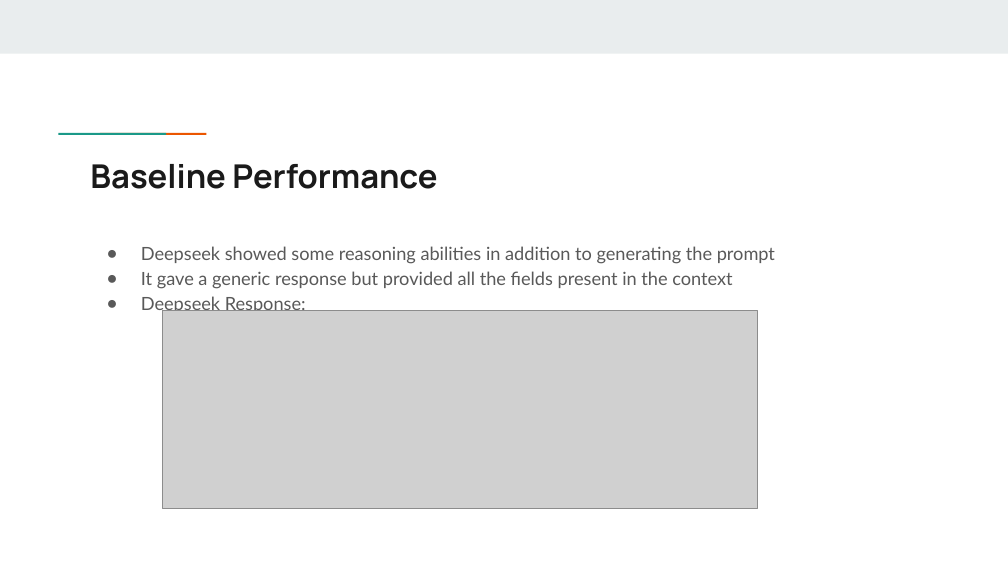
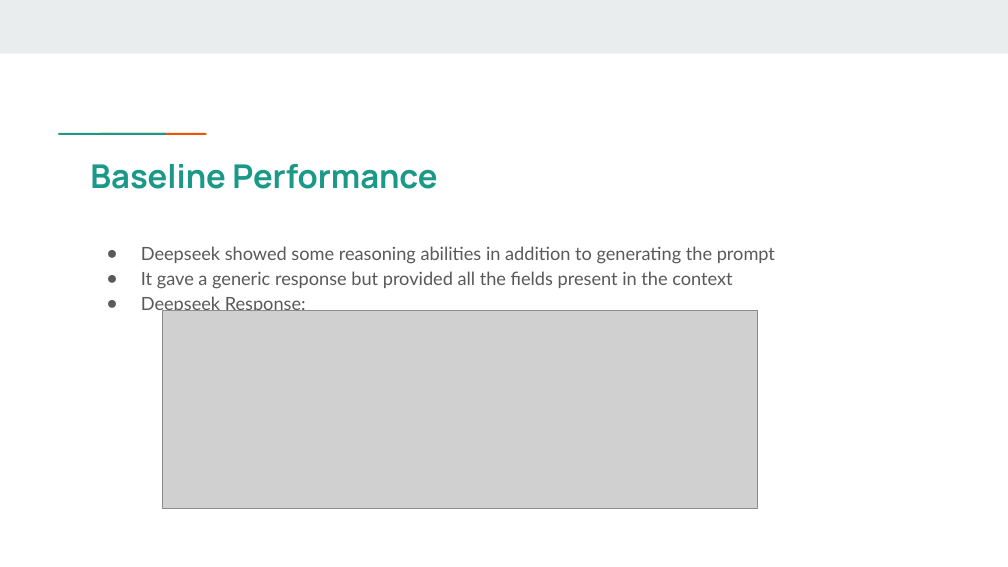
Before and after one commit to noelregis718/PrompttoSql, a slide deck: slide 7 of Mid-term Project.pptx (slide 4 before the commit). Drawn at 1008x567 pixels with LibreOffice and Linux fonts; fonts in the diff are those of the drawing; grey boxes stand for pictures. Boxes give left, top, right and bottom in pixels: in the first picture for what was removed or moved away, otherwise in the second. Text is boxed around its words. In the diff, an @@ line names an element or a change of style, - is before the commit and + after.

```diff
--- a/Mid-term Project.pptx
+++ b/Mid-term Project.pptx
@@ title "Baseline Performance" at bbox=[90, 164, 437, 189]: text colour #1A1A1A to #1A9988 @@
```
Also in this commit, not shown: 9 other slides changed, 3 slides added, 1 slide removed, 3 other files.
